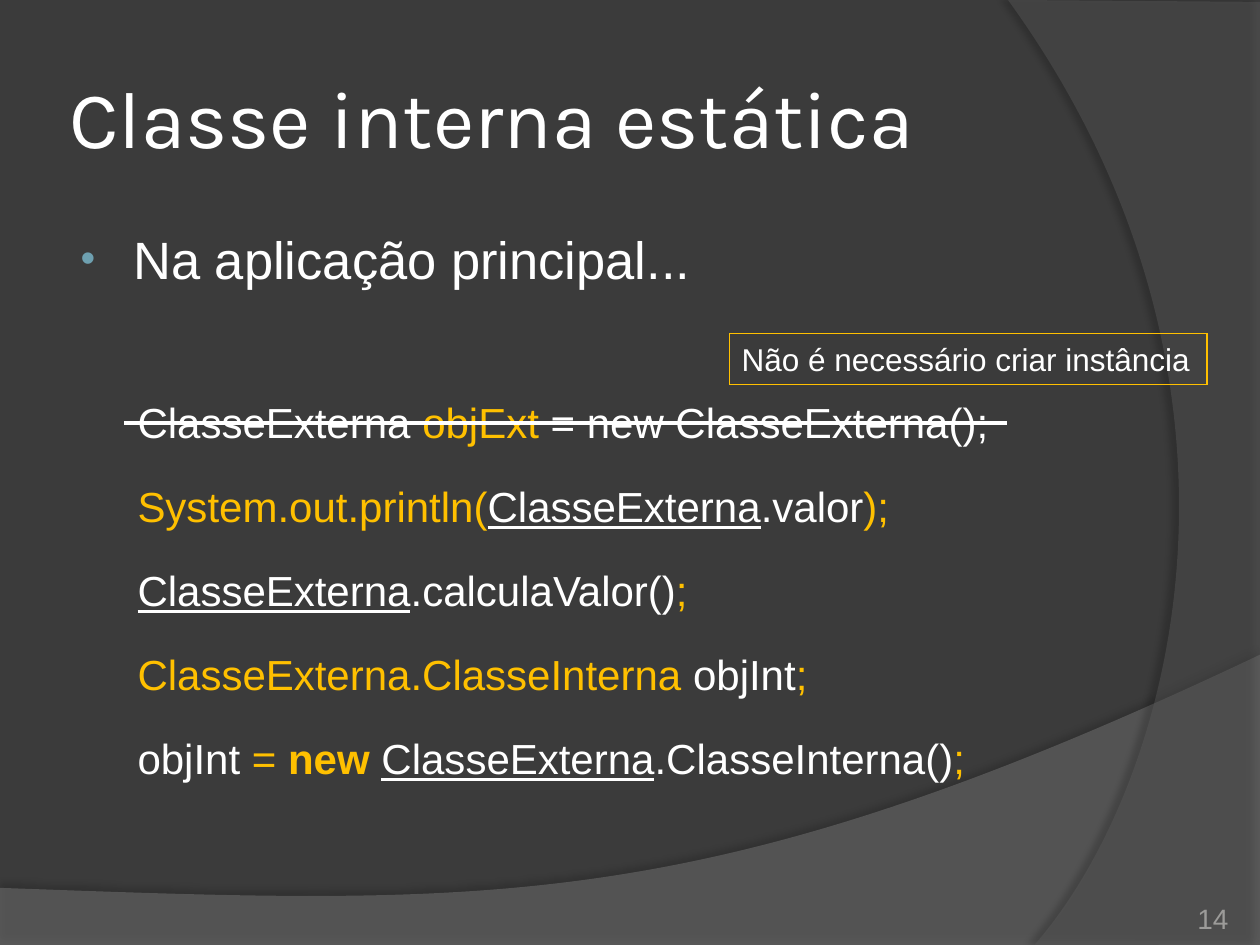
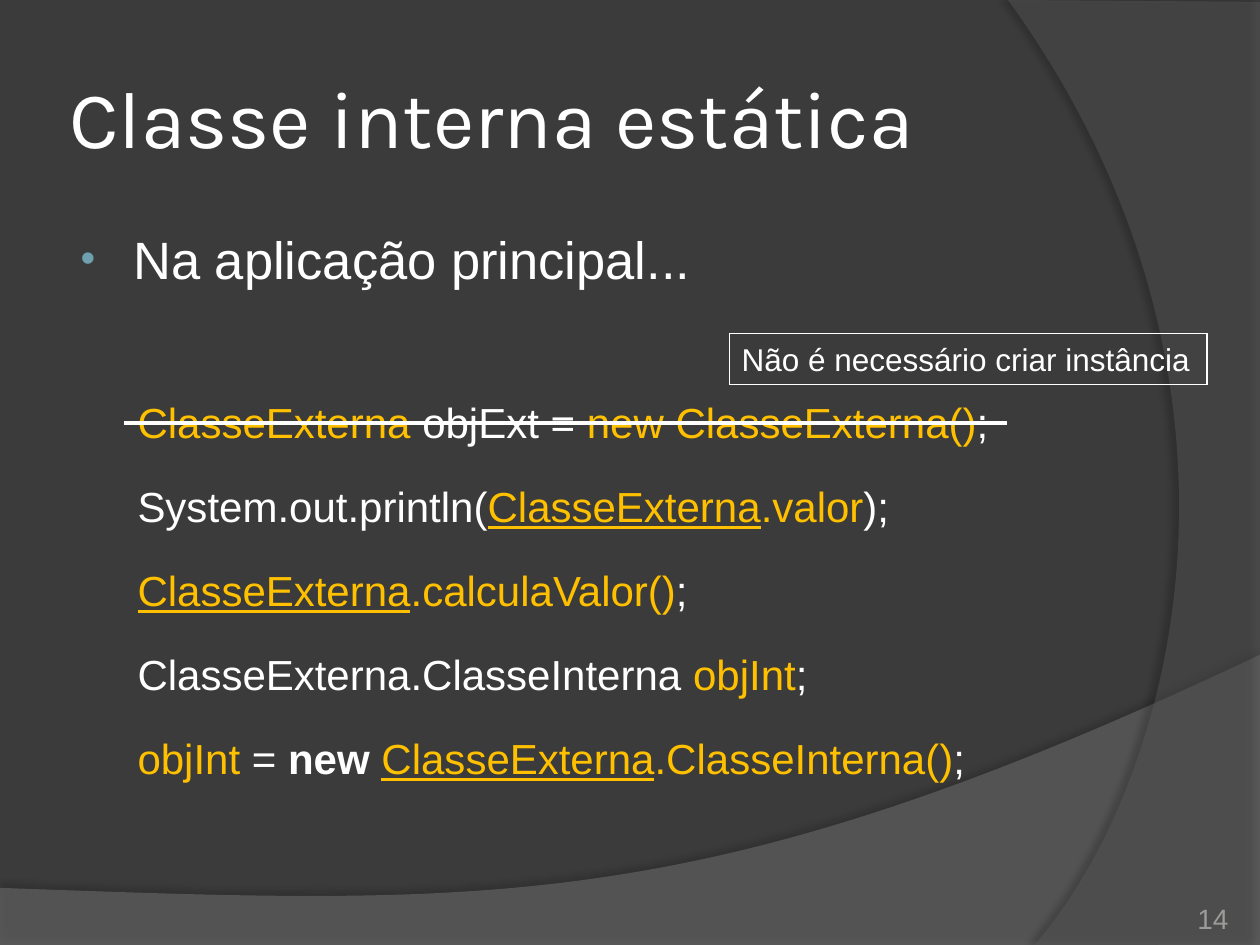
Before and after one commit to duchesqui/slzvieira-training, a slide deck: slide 14 of trunk/2-Java-Programmer-Modulo-II/01.Capitulo01.pptx. Drawn at 1260x945 pixels with LibreOffice and Linux fonts; fonts in the diff are those of the drawing. Boxes give left, top, right and bottom in pixels: in the first picture for what was removed or moved away, otherwise in the second. Text is boxed around its words. In the diff, an @@ line names an element or a change of style, - is before the commit and + after.

```diff
--- a/trunk/2-Java-Programmer-Modulo-II/01.Capitulo01.pptx
+++ b/trunk/2-Java-Programmer-Modulo-II/01.Capitulo01.pptx
@@ rectangle "Não é necessário criar instância" at [730, 334, 1207, 384]: outline #FFC000 0.75 pt to #FFFFFF 0.75 pt @@
@@ text at [138, 407, 989, 783]: text colour #FFFFFF to #FFC000 in "ClasseExterna new ClasseExterna();", "System.out.println(ClasseExterna.valor);", "ClasseExterna.calculaValor();", "objInt;" and 1 more places; text colour #FFC000 to #FFFFFF in "objExt", "System.out.println(ClasseExterna.valor);", "ClasseExterna.calculaValor();", "ClasseExterna.ClasseInterna objInt;" and 1 more places @@
```
Also in this commit, not shown: 9 other slides changed, 11 other files.
